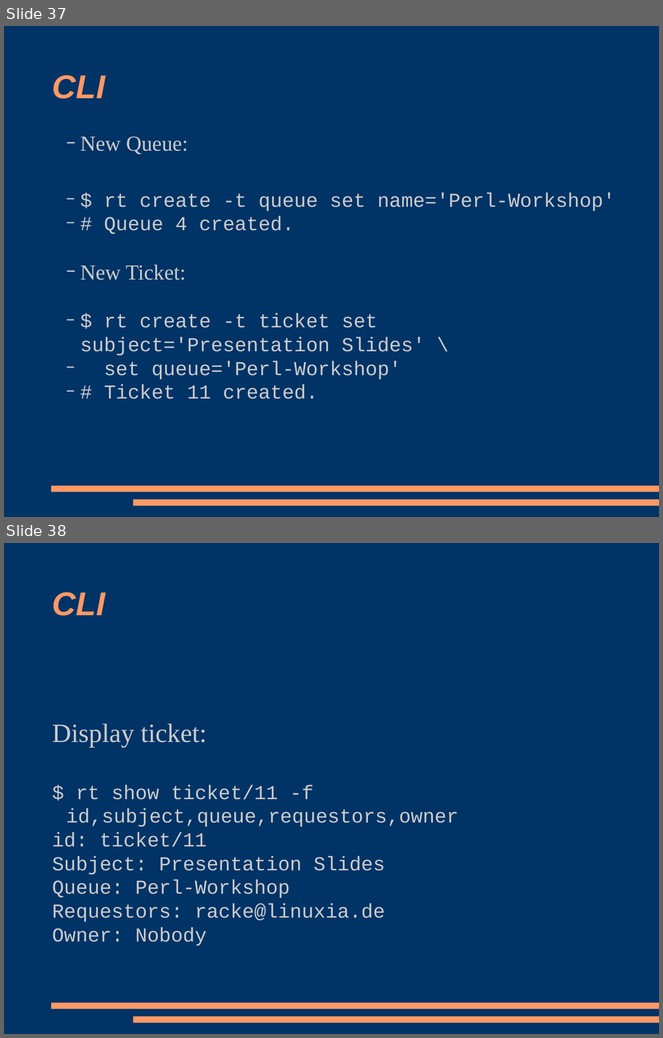
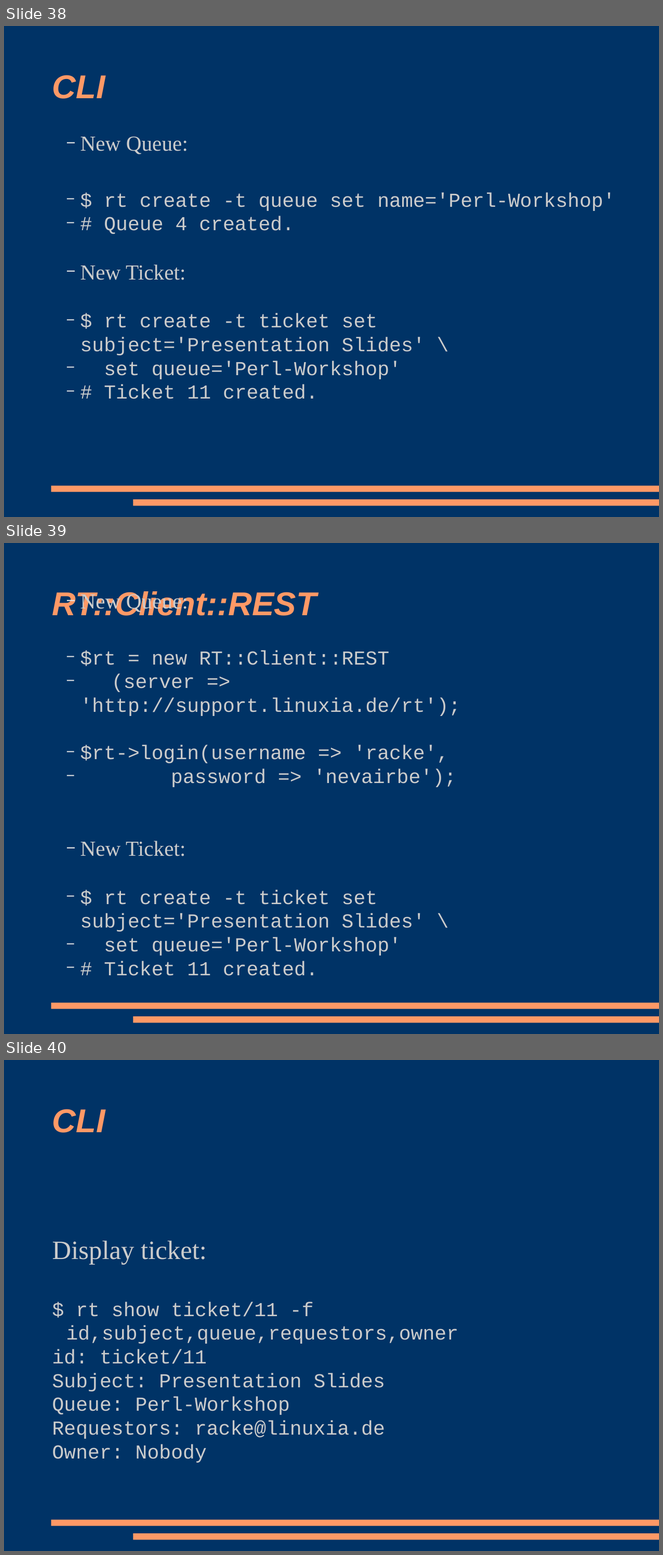
Before and after one commit to racke/Presentations, a slide deck: npw2009/rt38.odp. Shown one above the other, each under a label of ours: slides 37 and 38 before the commit, slides 38, 39 and 40 after it. The pictures are 663x1038 and 663x1555 pixels, drawn with LibreOffice and Linux fonts; fonts in the diff are those of the drawing. Boxes give left, top, right and bottom in pixels: in the first picture for what was removed or moved away, otherwise in the second. Text is boxed around its words. In the diff, an @@ line names an element or a change of style, - is before the commit and + after.

```diff
--- a/npw2009/rt38.odp
+++ b/npw2009/rt38.odp
@@ slide 39 added at <box>4,543,659,1034</box>, background #003366; not listed: 2 template elements that a slide beside it also shows @@
@@ title added at <box>52,591,317,616</box>, 40 pt, text #FF9966, bold, italic @@
+RT::Client::REST
@@ subtitle added at <box>80,592,461,976</box>, 24 pt, text #CCCCCC @@
+  − New Queue:
+  − $rt = new RT::Client::REST
+  − (server => 'http://support.linuxia.de/rt');
+  − $rt->login(username => 'racke',
+  − password => 'nevairbe');
+  − New Ticket:
+  − $ rt create -t ticket set subject='Presentation Slides' \
+  − set queue='Perl-Workshop'
+  − # Ticket 11 created.
@@ what was slide 37 is now slide 38 @@
@@ what was slide 38 is now slide 40 @@
```
Also in this commit, not shown: 6 slides changed, 2 other slides added, 1 slide removed, 2 other files.
